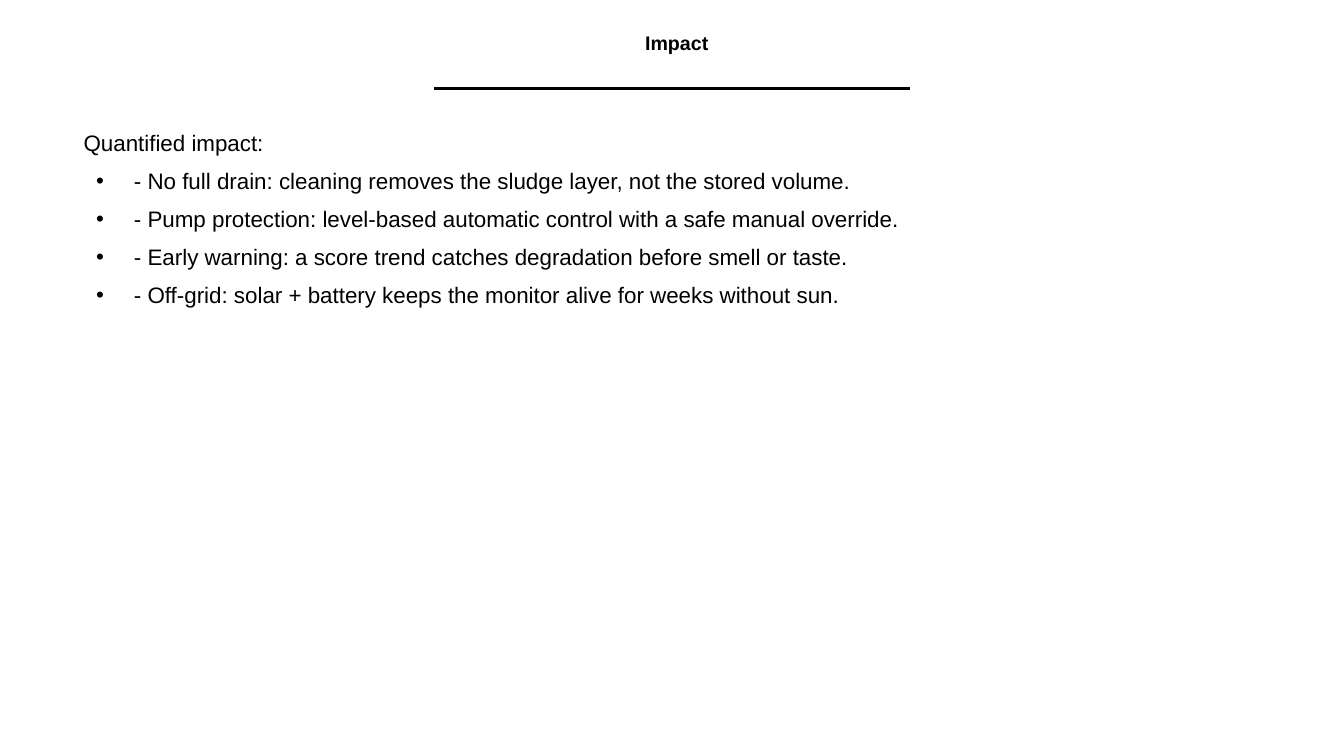
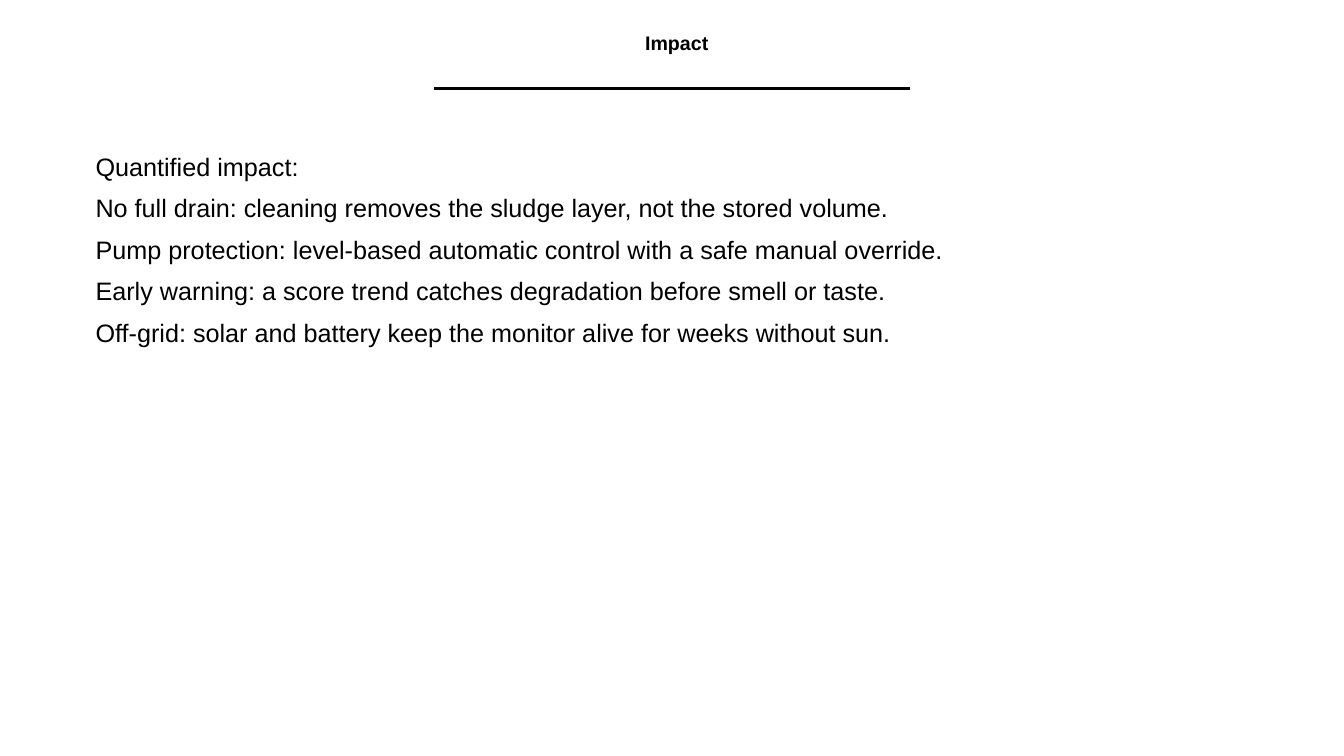
Before and after one commit to adithya-in/tankguard, a slide deck: slide 6 of docs/office/TankGuard_Presentation.pptx. Drawn at 1344x756 pixels with LibreOffice and Linux fonts; fonts in the diff are those of the drawing; background and template pictures are left out. Boxes give left, top, right and bottom in pixels: in the first picture for what was removed or moved away, otherwise in the second. Text is boxed around its words. In the diff, an @@ line names an element or a change of style, - is before the commit and + after.

```diff
--- a/docs/office/TankGuard_Presentation.pptx
+++ b/docs/office/TankGuard_Presentation.pptx
@@ text "Quantified impact:": place and size @@
-text "Quantified impact:" at (84,134,898,308)
+text "Quantified impact:" at (96,157,942,347)
@@ text at (96,157,298,181): size 16 to 18 pt in "Quantified impact:"; line spacing 0.9 to 1; less space between paragraphs @@
@@ text at (96,198,942,347): text changed; size 16 to 18 pt @@
-• - No full drain: cleaning removes the sludge layer, not the stored volume.
-• - Pump protection: level-based automatic control with a safe manual override.
-• - Early warning: a score trend catches degradation before smell or taste.
-• - Off-grid: solar + battery keeps the monitor alive for weeks without sun.
+No full drain: cleaning removes the sludge layer, not the stored volume.
+Pump protection: level-based automatic control with a safe manual override.
+Early warning: a score trend catches degradation before smell or taste.
+Off-grid: solar and battery keep the monitor alive for weeks without sun.
```
Also in this commit, not shown: 12 other slides changed, 3 other files.
